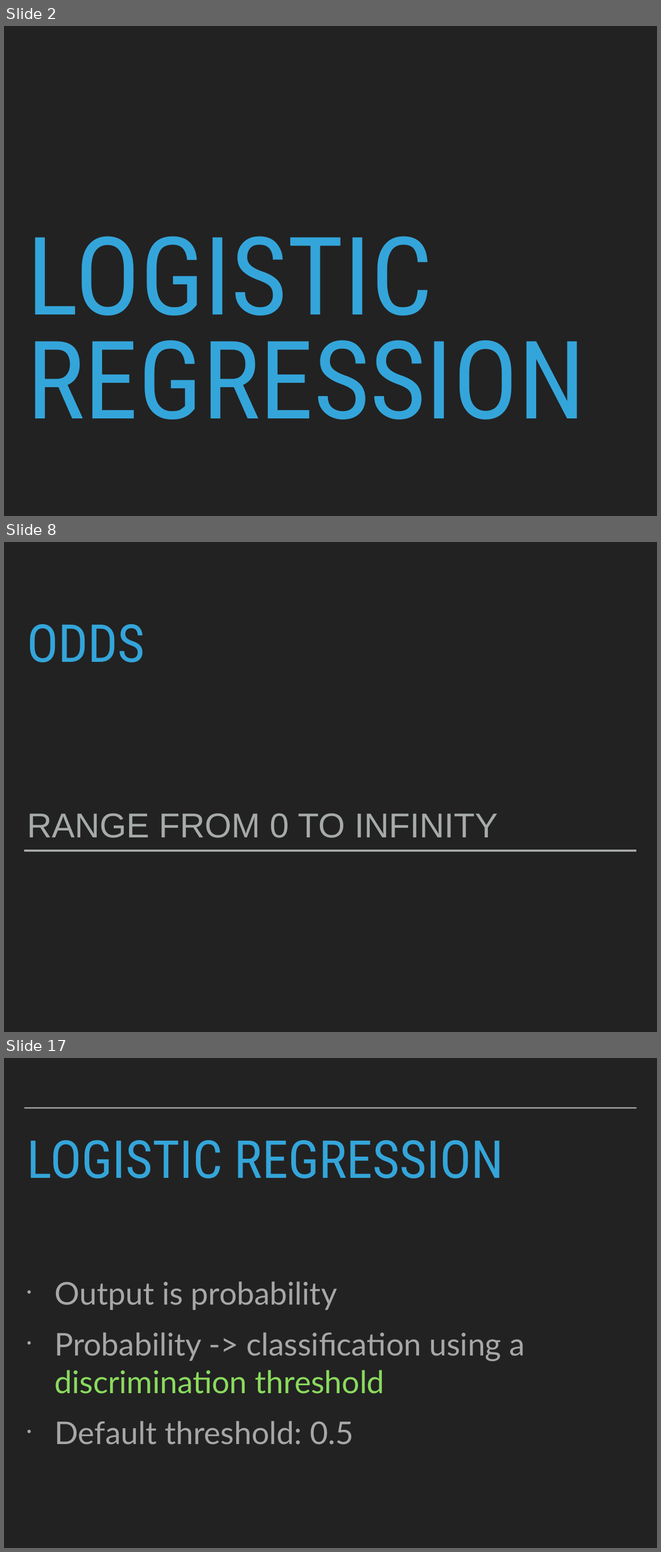
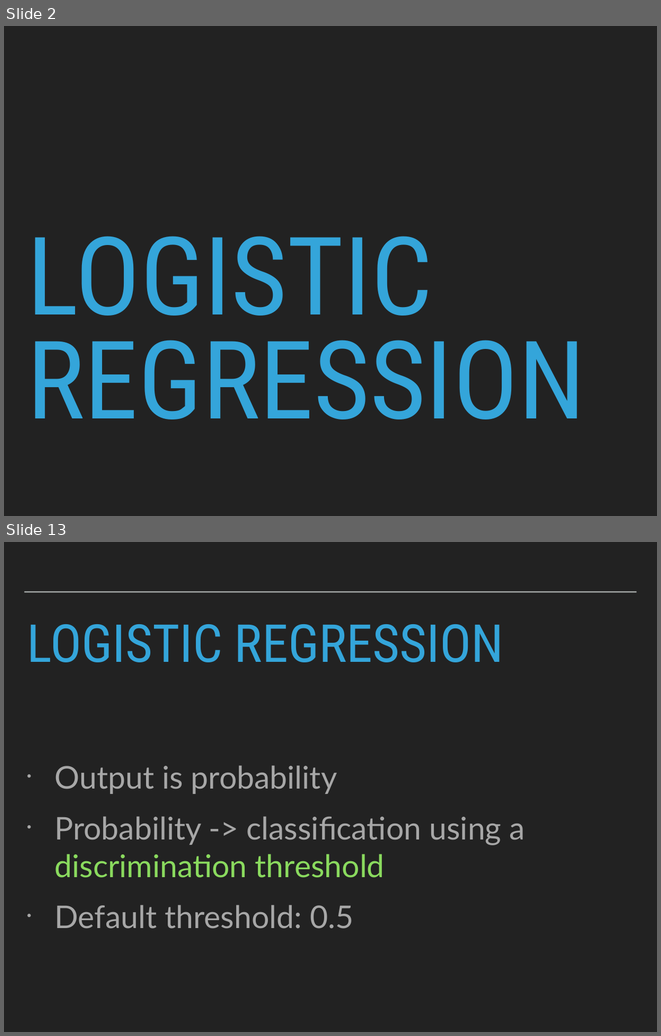
Before and after one commit to patricks1/noble-machine-learning, a slide deck: Session4/Session4_Slides.pptx. Shown one above the other, each under a label of ours: slides 2, 8 and 17 before the commit, slides 2 and 13 after it; the slides between them are not shown. The pictures are 661x1552 and 661x1036 pixels, drawn with LibreOffice and Linux fonts; fonts in the diff are those of the drawing. Boxes give left, top, right and bottom in pixels: in the first picture for what was removed or moved away, otherwise in the second. Text is boxed around its words. In the diff, an @@ line names an element or a change of style, - is before the commit and + after.

```diff
--- a/Session4/Session4_Slides.pptx
+++ b/Session4/Session4_Slides.pptx
@@ slide 8 removed at <box>4,542,657,1032</box>, background #222222 @@
@@ title removed at <box>27,624,145,662</box> @@
-ODDS
@@ text removed at <box>27,813,497,838</box> @@
-RANGE FROM 0 TO INFINITY
@@ line removed from (24, 850) to (637, 850) @@
@@ what was slide 17 is now slide 13 @@
```
Also in this commit, not shown: 2 slides changed, 8 slides added, 11 other slides removed, 2 other files.
